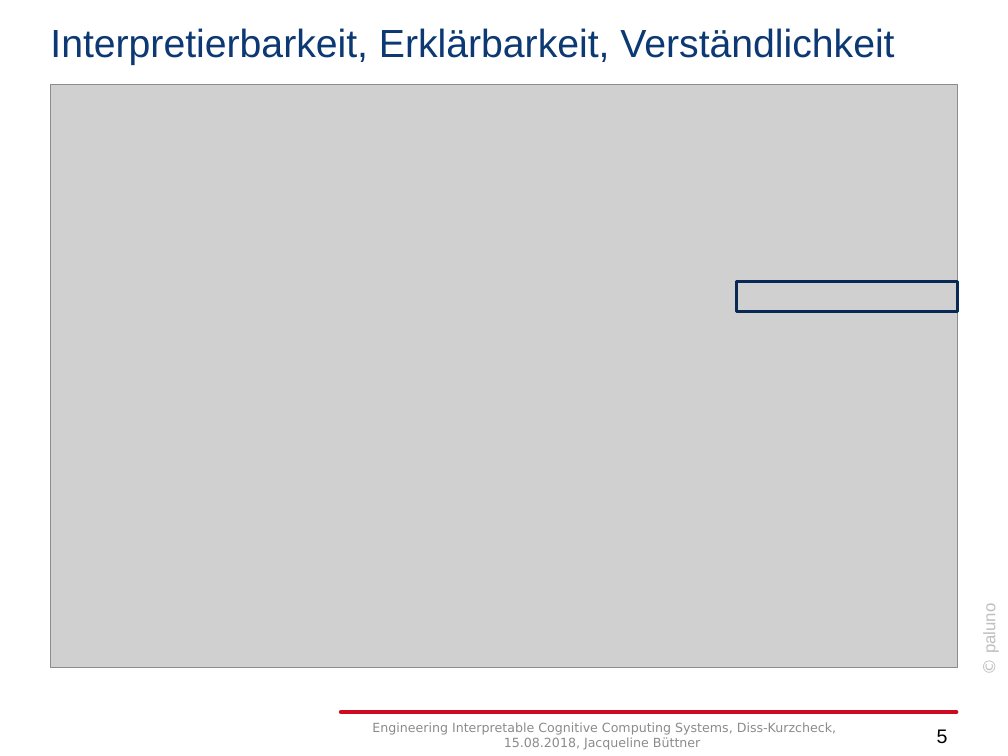
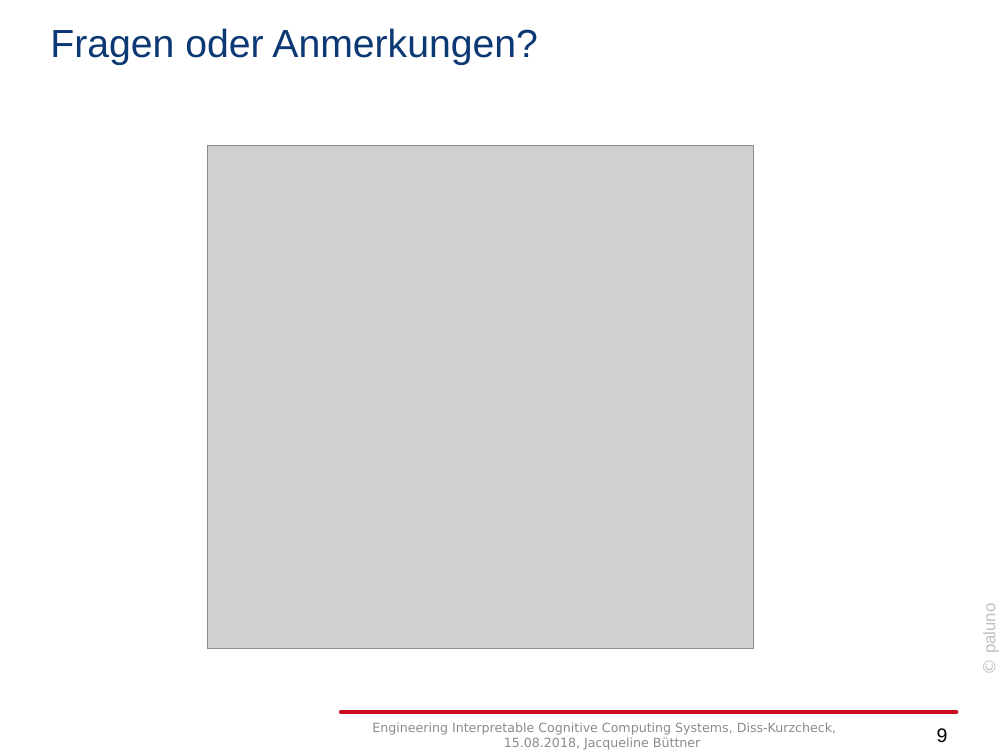
Before and after one commit to jabuettner/citavi, a slide deck: slide 9 of Diss (repo)/Explainable AI/Disskurzcheck082018.pptx (slide 5 before the commit). Drawn at 1008x756 pixels with LibreOffice and Linux fonts; fonts in the diff are those of the drawing; grey boxes stand for pictures; background and template pictures are left out. Boxes give left, top, right and bottom in pixels: in the first picture for what was removed or moved away, otherwise in the second. Text is boxed around its words. In the diff, an @@ line names an element or a change of style, - is before the commit and + after.

```diff
--- a/Diss (repo)/Explainable AI/Disskurzcheck082018.pptx
+++ b/Diss (repo)/Explainable AI/Disskurzcheck082018.pptx
@@ title removed at [50, 28, 894, 65] @@
-Interpretierbarkeit, Erklärbarkeit, Verständlichkeit
@@ title added at [50, 28, 538, 65], 28 pt, text #0C3873 @@
+Fragen oder Anmerkungen?
@@ picture: place and size @@
-picture at [50, 85, 958, 668]
+picture at [208, 146, 754, 649]
@@ rectangle removed at [737, 281, 958, 311] @@
@@ page number at [937, 728, 948, 743]: text changed @@
-5
+9
```
Also in this commit, not shown: 7 other slides changed, 3 slides added, 5 other files.
